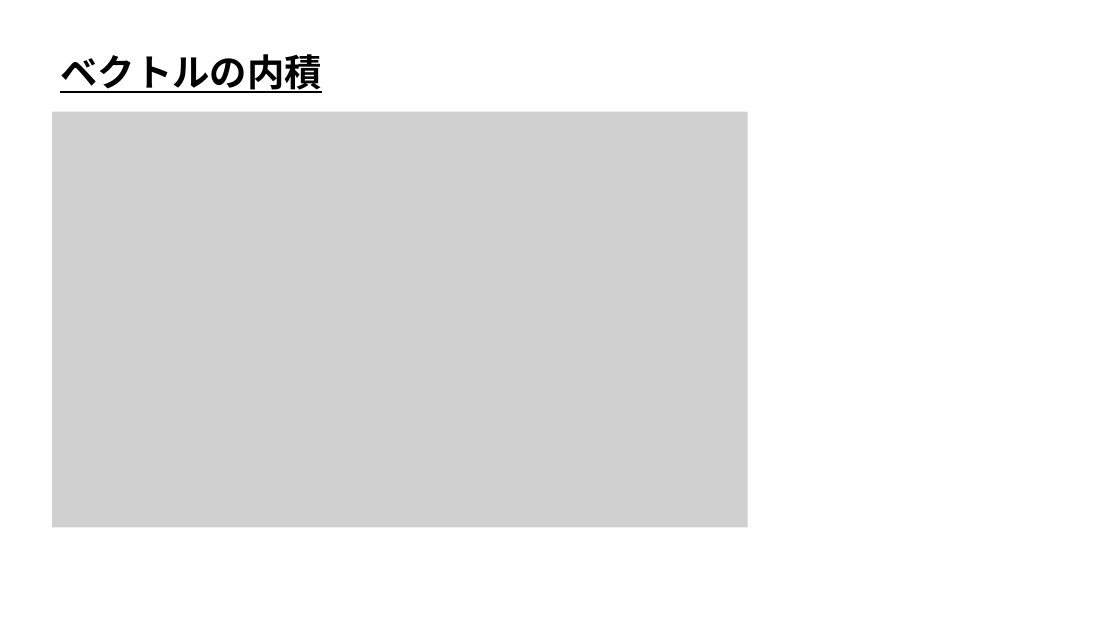
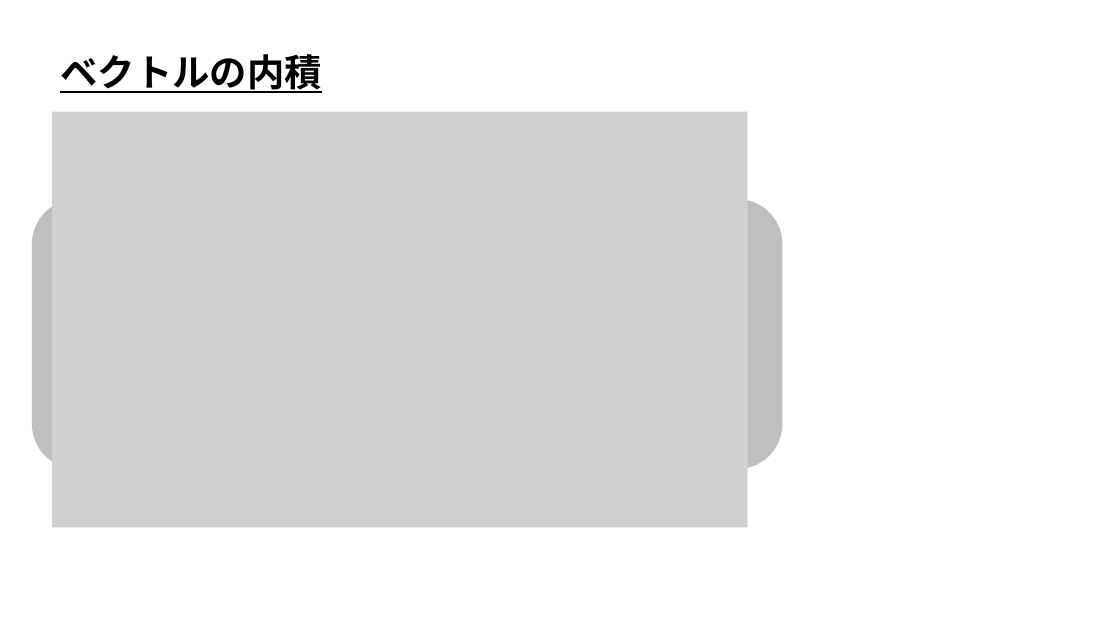
Before and after one commit to ArakiYusuke-Ohara/Textbook, a slide deck: slide 1 of ゲーム科1年/00_前期/ゲームプログラミングⅢ/ゲーム数学/座学/19_ベクトルの内積.pptx. Drawn at 1120x630 pixels with LibreOffice and Linux fonts; fonts in the diff are those of the drawing; grey boxes stand for pictures. Boxes give left, top, right and bottom in pixels: in the first picture for what was removed or moved away, otherwise in the second. Text is boxed around its words. In the diff, an @@ line names an element or a change of style, - is before the commit and + after.

```diff
--- a/ゲーム科1年/00_前期/ゲームプログラミングⅢ/ゲーム数学/座学/19_ベクトルの内積.pptx
+++ b/ゲーム科1年/00_前期/ゲームプログラミングⅢ/ゲーム数学/座学/19_ベクトルの内積.pptx
@@ rounded rectangle added at [32, 199, 783, 469], fill #BFBFBF @@
```
Also in this commit, not shown: 2 other files.
